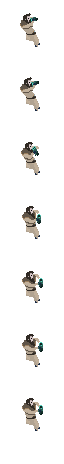
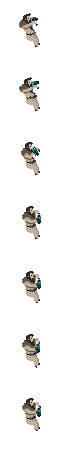
Revision of a layered (64, 464) image; what changed, layer by layer:
renamed "Sprite 1" to "Layer 1", painted on it over [19, 19, 43, 431]
